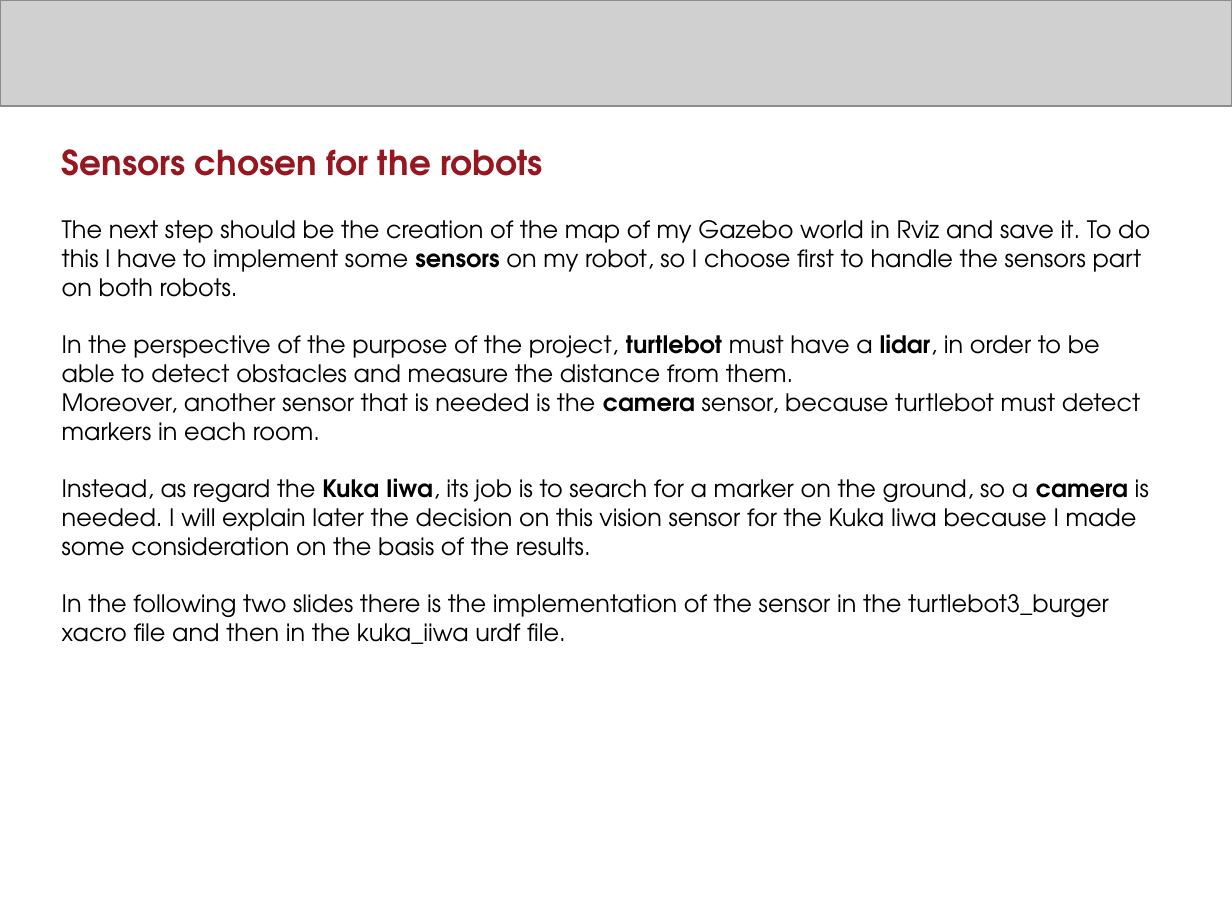
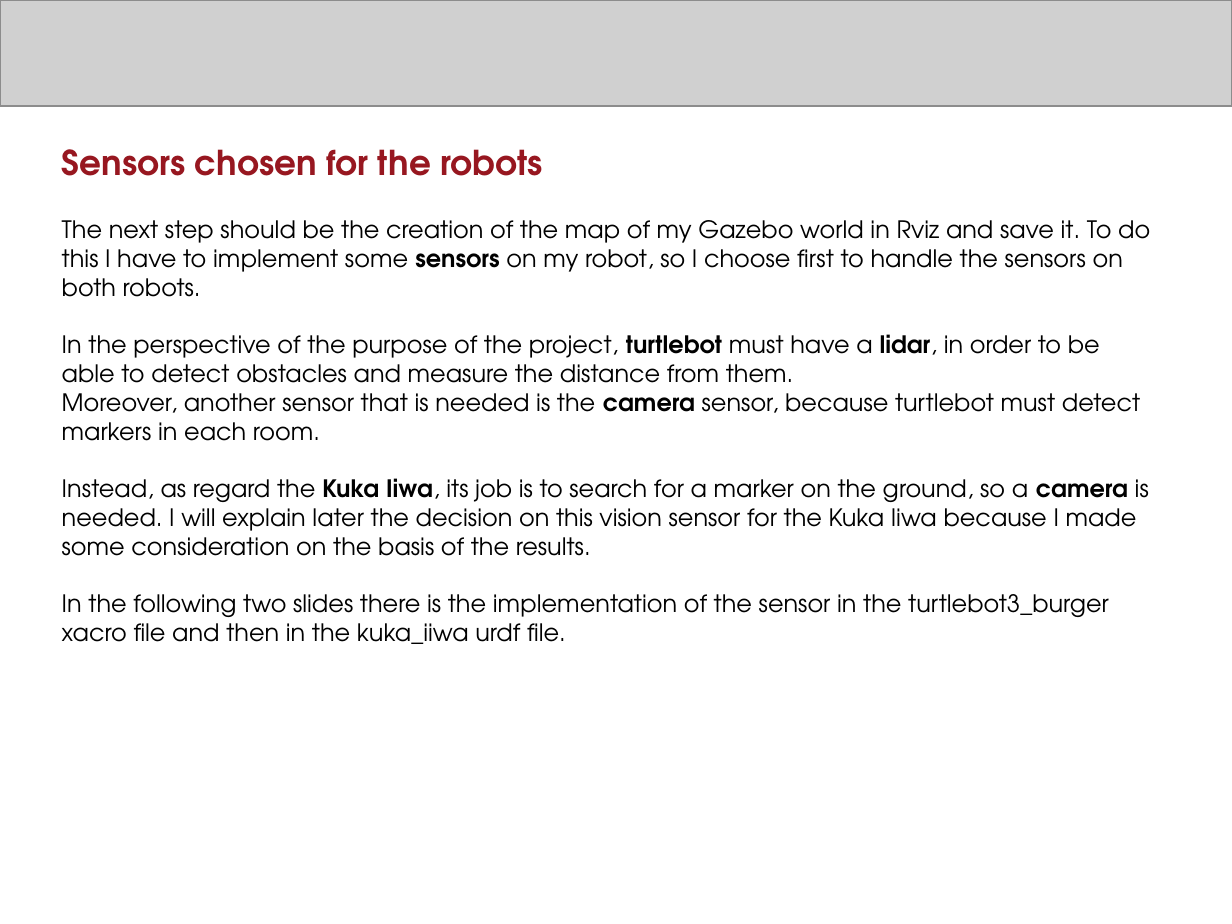
Before and after one commit to MartinaAnn/Navigation-and-Detection-Kuka-IIwa-Turtlebot-, a slide deck: slide 8 of Slide_Project.pptx. Drawn at 1232x924 pixels with LibreOffice and Linux fonts; fonts in the diff are those of the drawing; grey boxes stand for pictures. Boxes give left, top, right and bottom in pixels: in the first picture for what was removed or moved away, otherwise in the second. Text is boxed around its words. In the diff, an @@ line names an element or a change of style, - is before the commit and + after.

```diff
--- a/Slide_Project.pptx
+++ b/Slide_Project.pptx
@@ text at (62,220,1150,297): text changed @@
-The next step should be the creation of the map of my Gazebo world in Rviz and save it. To do this I have to implement some sensors on my robot, so I choose first to handle the sensors part on both robots.
+The next step should be the creation of the map of my Gazebo world in Rviz and save it. To do this I have to implement some sensors on my robot, so I choose first to handle the sensors on both robots.
```
Also in this commit, not shown: 3 other slides changed.
